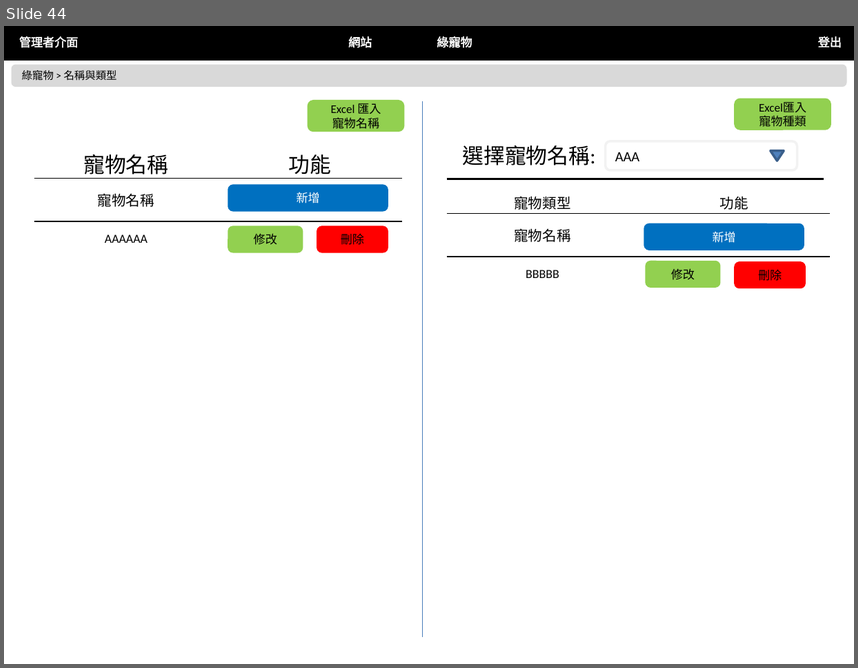
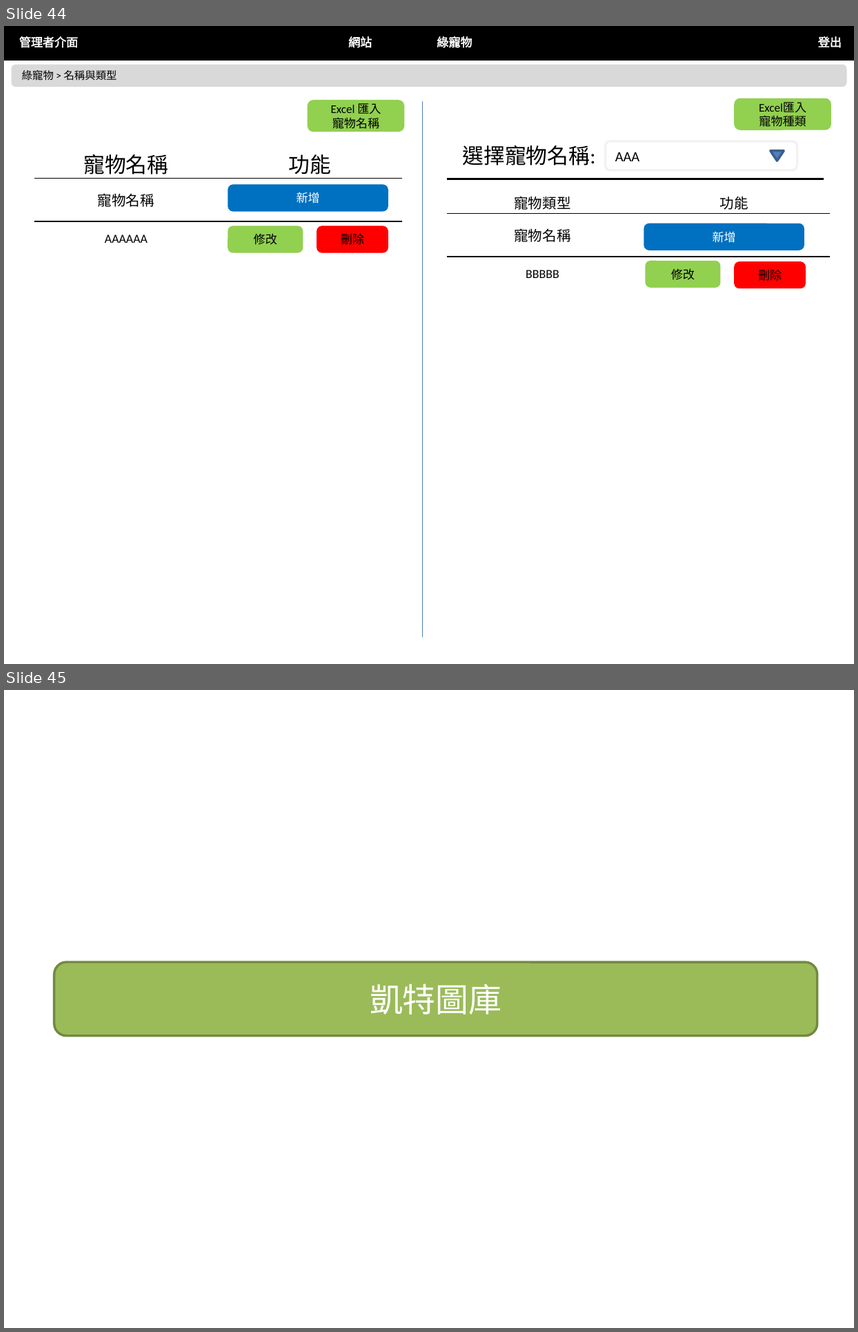
Before and after one commit to nexstar/XMind, a slide deck: 最終後台版型.pptx. Shown one above the other, each under a label of ours: slide 44 before the commit, slides 44 and 45 after it. The pictures are 858x668 and 858x1332 pixels, drawn with LibreOffice and Linux fonts; fonts in the diff are those of the drawing. Boxes give left, top, right and bottom in pixels: in the first picture for what was removed or moved away, otherwise in the second. Text is boxed around its words. In the diff, an @@ line names an element or a change of style, - is before the commit and + after.

```diff
--- a/最終後台版型.pptx
+++ b/最終後台版型.pptx
@@ slide 45 added at [4, 690, 854, 1328], background #FFFFFF @@
@@ rounded rectangle added at [54, 962, 818, 1036], fill #9BBB59, outline #738A42 2 pt, 28 pt, text #FFFFFF @@
+凱特圖庫
```
Also in this commit, not shown: 1 other slide added, 2 other files.
